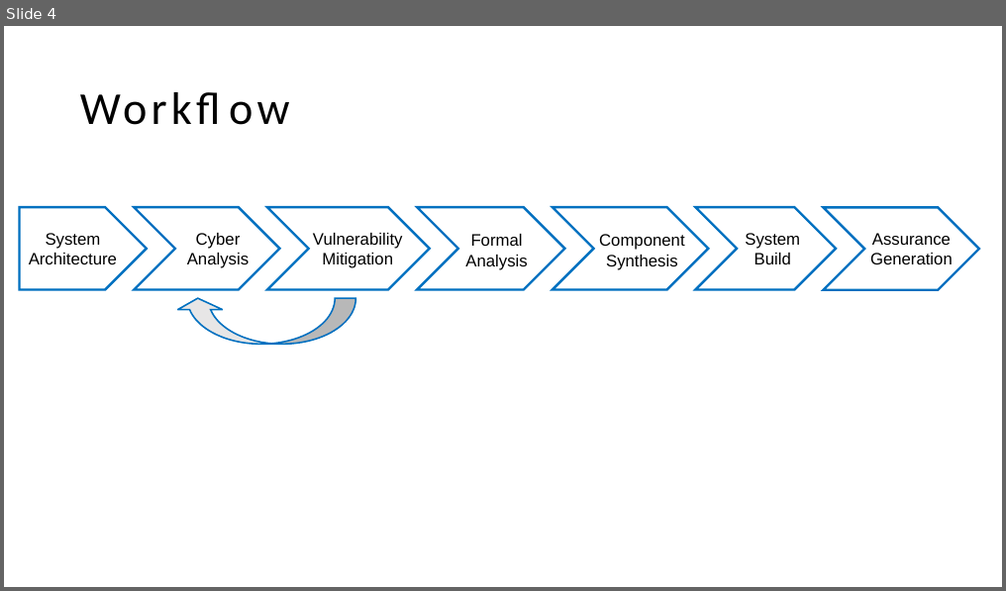
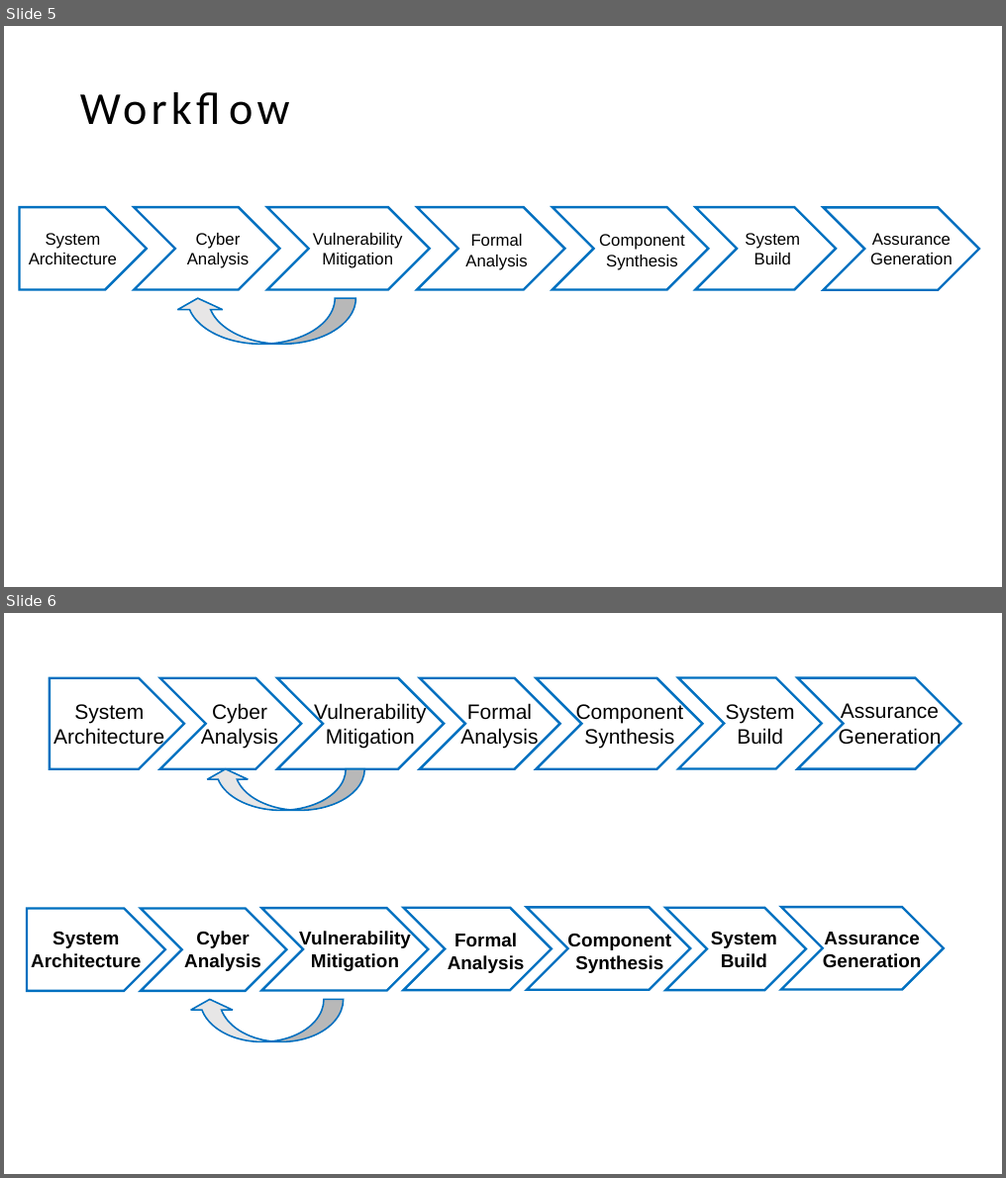
Before and after one commit to iamundson/case-assurance-pattern, a slide deck: figs/figures.pptx. Shown one above the other, each under a label of ours: slide 4 before the commit, slides 5 and 6 after it. The pictures are 1006x591 and 1006x1178 pixels, drawn with LibreOffice and Linux fonts; fonts in the diff are those of the drawing. Boxes give left, top, right and bottom in pixels: in the first picture for what was removed or moved away, otherwise in the second. Text is boxed around its words. In the diff, an @@ line names an element or a change of style, - is before the commit and + after.

```diff
--- a/figs/figures.pptx
+++ b/figs/figures.pptx
@@ slide 6 added at bbox=[4, 613, 1002, 1174], background #FFFFFF @@
@@ group added at bbox=[50, 678, 960, 811]: 7 texts, 6 chevrons, 1 pentagon arrow, 1 curved up arrow @@
+System Architecture
+Cyber Analysis
+Vulnerability Mitigation
+Formal Analysis
+Component Synthesis
+System Build
+Assurance Generation
@@ group added at bbox=[27, 907, 944, 1042]: 7 texts, 6 chevrons, 1 pentagon arrow, 1 curved up arrow @@
+System Architecture
+Cyber Analysis
+Vulnerability Mitigation
+Formal Analysis
+Component Synthesis
+System Build
+Assurance Generation
@@ what was slide 4 is now slide 5 @@
```
Also in this commit, not shown: 2 slides changed, 2 other slides added, 18 other files.
